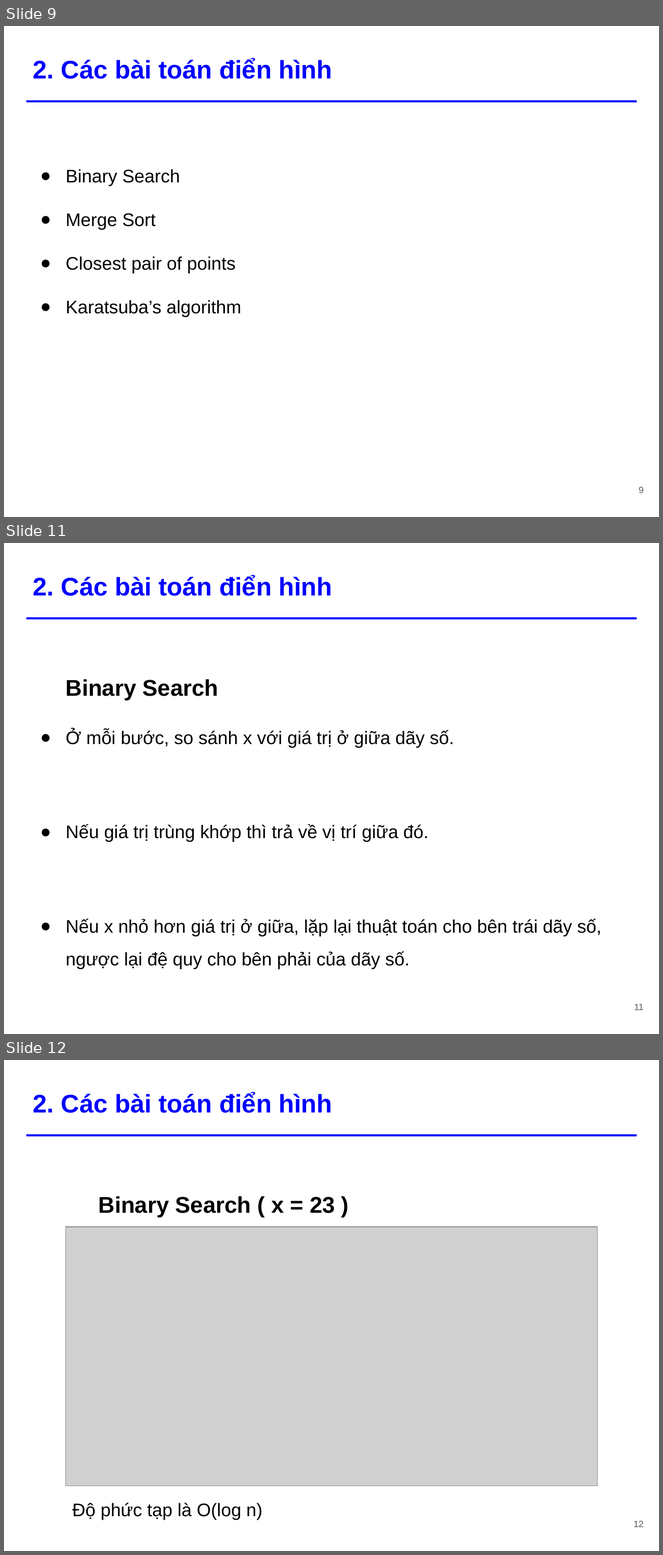
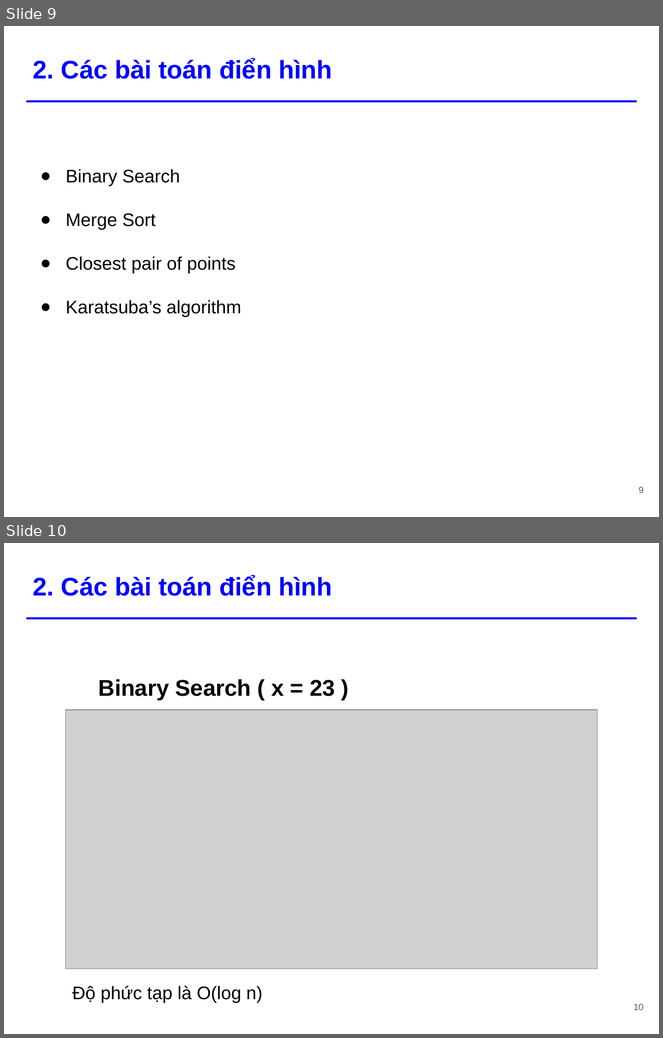
Before and after one commit to tiennvcs/CS112.L11.KHTN-DesignAnalysisAlgorithm, a slide deck: Seminar_DivideandConquer/[Seminar] Divide and Conquer.pptx. Shown one above the other, each under a label of ours: slides 9, 11 and 12 before the commit, slides 9 and 10 after it; the slides between them are not shown. The pictures are 663x1555 and 663x1038 pixels, drawn with LibreOffice and Linux fonts; fonts in the diff are those of the drawing; grey boxes stand for pictures. Boxes give left, top, right and bottom in pixels: in the first picture for what was removed or moved away, otherwise in the second. Text is boxed around its words. In the diff, an @@ line names an element or a change of style, - is before the commit and + after.

```diff
--- a/Seminar_DivideandConquer/[Seminar] Divide and Conquer.pptx
+++ b/Seminar_DivideandConquer/[Seminar] Divide and Conquer.pptx
@@ slide 11 removed at [4, 543, 659, 1034], background #FFFFFF; not listed: 1 template element that a slide beside it also shows @@
@@ title removed at [33, 575, 333, 596] @@
-2. Các bài toán điển hình
@@ text removed at [66, 679, 602, 969] @@
-Binary Search
-● Ở mỗi bước, so sánh x với giá trị ở giữa dãy số.
-● Nếu giá trị trùng khớp thì trả về vị trí giữa đó.
-● Nếu x nhỏ hơn giá trị ở giữa, lặp lại thuật toán cho bên trái dãy số, ngược lại đệ quy cho bên phải của dãy số.
@@ page number removed at [634, 1004, 644, 1010] @@
-11
@@ what was slide 12 is now slide 10 @@
@@ page number at [634, 1004, 644, 1010]: text changed @@
-12
+10
```
Also in this commit, not shown: 17 slides changed, 1 slide added, 2 other slides removed.
